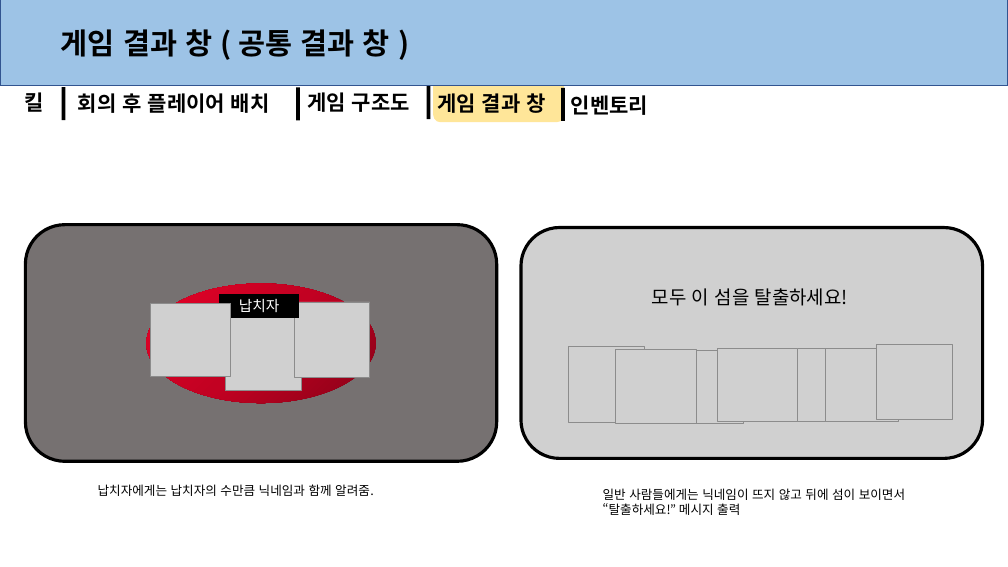
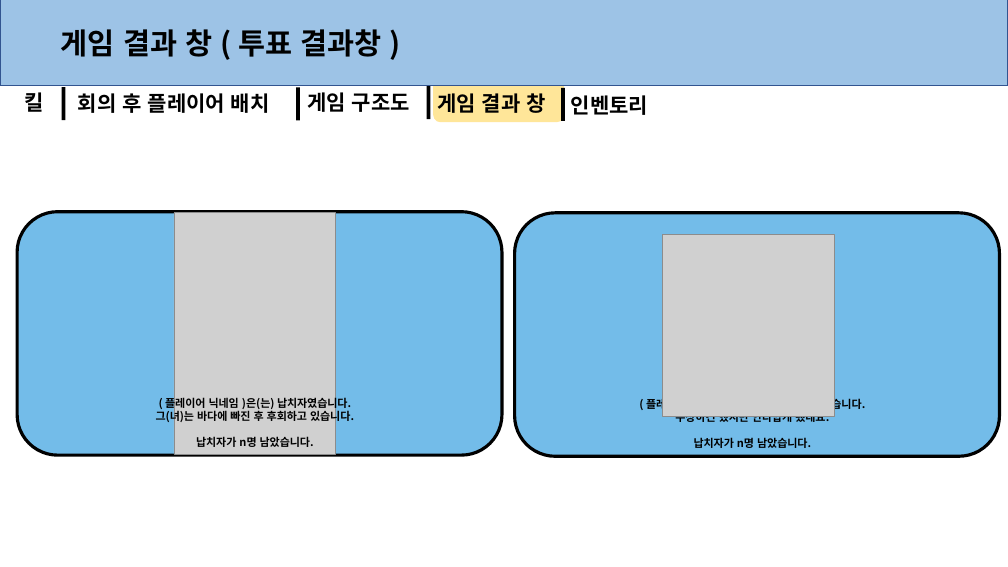
Before and after one commit to anglik0370/EscapeIsland, a slide deck: slide 6 of Document/시스템/시스템.pptx. Drawn at 1008x567 pixels with LibreOffice and Linux fonts; fonts in the diff are those of the drawing; grey boxes stand for pictures. Boxes give left, top, right and bottom in pixels: in the first picture for what was removed or moved away, otherwise in the second. Text is boxed around its words. In the diff, an @@ line names an element or a change of style, - is before the commit and + after.

Commit message:
투표 결과창 기획 -> 시스템 -> 결과화면 바로 앞

```diff
--- a/Document/시스템/시스템.pptx
+++ b/Document/시스템/시스템.pptx
@@ text at (61,29,382,57): text changed @@
-게임 결과 창 ( 공통 결과 창 )
+게임 결과 창 ( 투표 결과창 )
@@ rounded rectangle: place and size @@
-rounded rectangle at (26,225,497,461)
+rounded rectangle at (17,211,502,455)
@@ rounded rectangle at (17,211,502,455): fill #767171 to #73BCE9 @@
@@ picture added at (174,213,336,454) @@
@@ rounded rectangle added at (515,213,999,456), fill #73BCE9, outline #000000 3 pt @@
@@ picture removed at (521,228,983,458) @@
@@ picture added at (662,234,834,417) @@
@@ ellipse removed at (147,284,376,403) @@
@@ rectangle removed at (220,294,299,318) @@
-납치자
@@ text removed at (652,288,848,306) @@
-모두 이 섬을 탈출하세요!
@@ picture removed at (150,303,231,377) @@
@@ picture removed at (225,318,301,391) @@
@@ picture removed at (294,302,370,377) @@
@@ picture removed at (569,346,644,422) @@
@@ picture removed at (616,350,696,423) @@
@@ picture removed at (670,350,743,423) @@
@@ picture removed at (718,348,798,421) @@
@@ picture removed at (774,348,847,421) @@
@@ picture removed at (826,349,899,422) @@
@@ picture removed at (876,344,952,420) @@
@@ text at (156,395,354,447): text changed; size 12 to 10.5 pt; bold on @@
-일반 사람들에게는 닉네임이 뜨지 않고 뒤에 섬이 보이면서
-“탈출하세요!” 메시지 출력
+( 플레이어 닉네임 )은(는) 납치자였습니다.
+그(녀)는 바다에 빠진 후 후회하고 있습니다.
+납치자가 n명 남았습니다.
@@ text added at (646,396,865,448), 10.5 pt, text #000000, bold @@
+( 플레이어 닉네임 )은(는) 납치자가 아니었습니다.
+수상하긴 했지만 안타깝게 됐네요.
+납치자가 n명 남았습니다.
@@ text removed at (98,484,374,496) @@
-납치자에게는 납치자의 수만큼 닉네임과 함께 알려줌.
```
